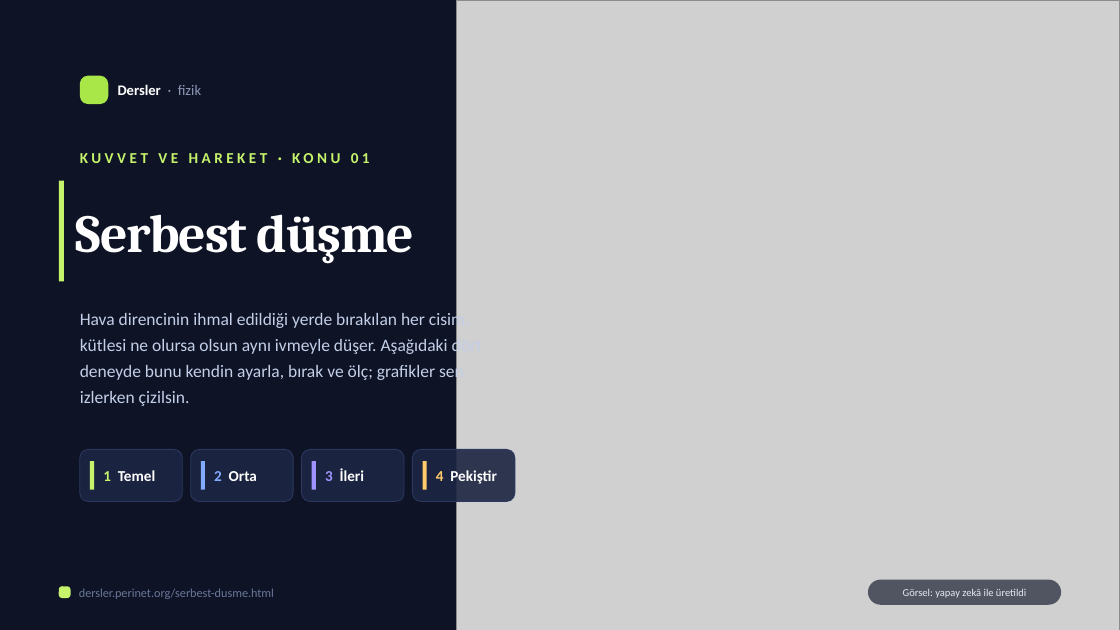
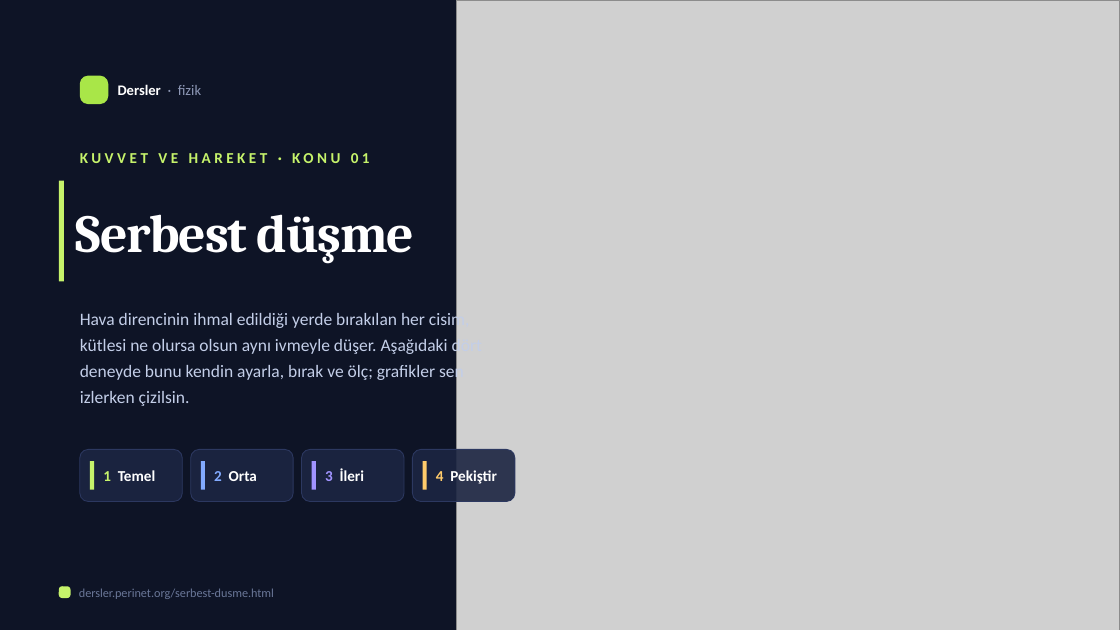
Before and after one commit to elestirmen/dersler, a slide deck: slide 1 of dist/sunum/serbest-dusme.pptx. Drawn at 1120x630 pixels with LibreOffice and Linux fonts; fonts in the diff are those of the drawing; grey boxes stand for pictures. Boxes give left, top, right and bottom in pixels: in the first picture for what was removed or moved away, otherwise in the second. Text is boxed around its words. In the diff, an @@ line names an element or a change of style, - is before the commit and + after.

```diff
--- a/dist/sunum/serbest-dusme.pptx
+++ b/dist/sunum/serbest-dusme.pptx
@@ rounded rectangle removed at box(868, 580, 1061, 605) @@
@@ text removed at box(903, 589, 1026, 598) @@
-Görsel: yapay zekâ ile üretildi
```
Also in this commit, not shown: 2 other slides changed, 40 other files.
